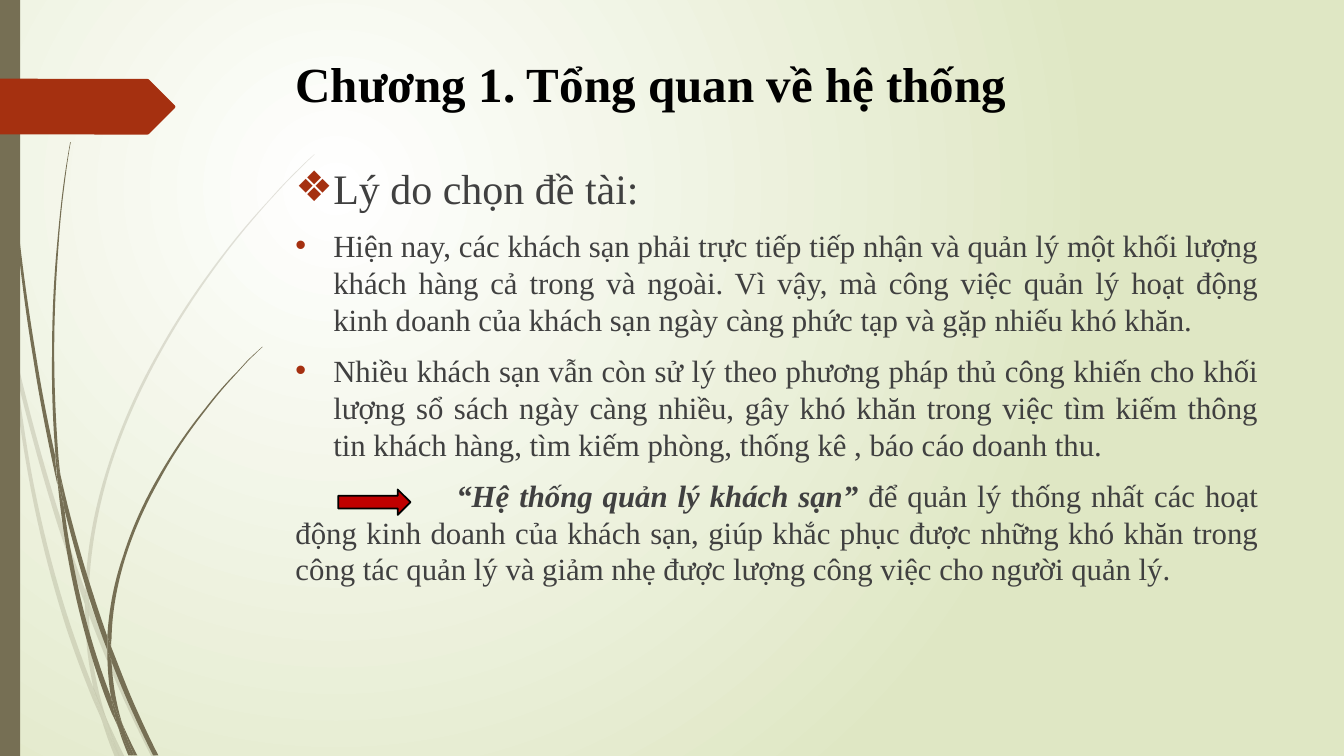
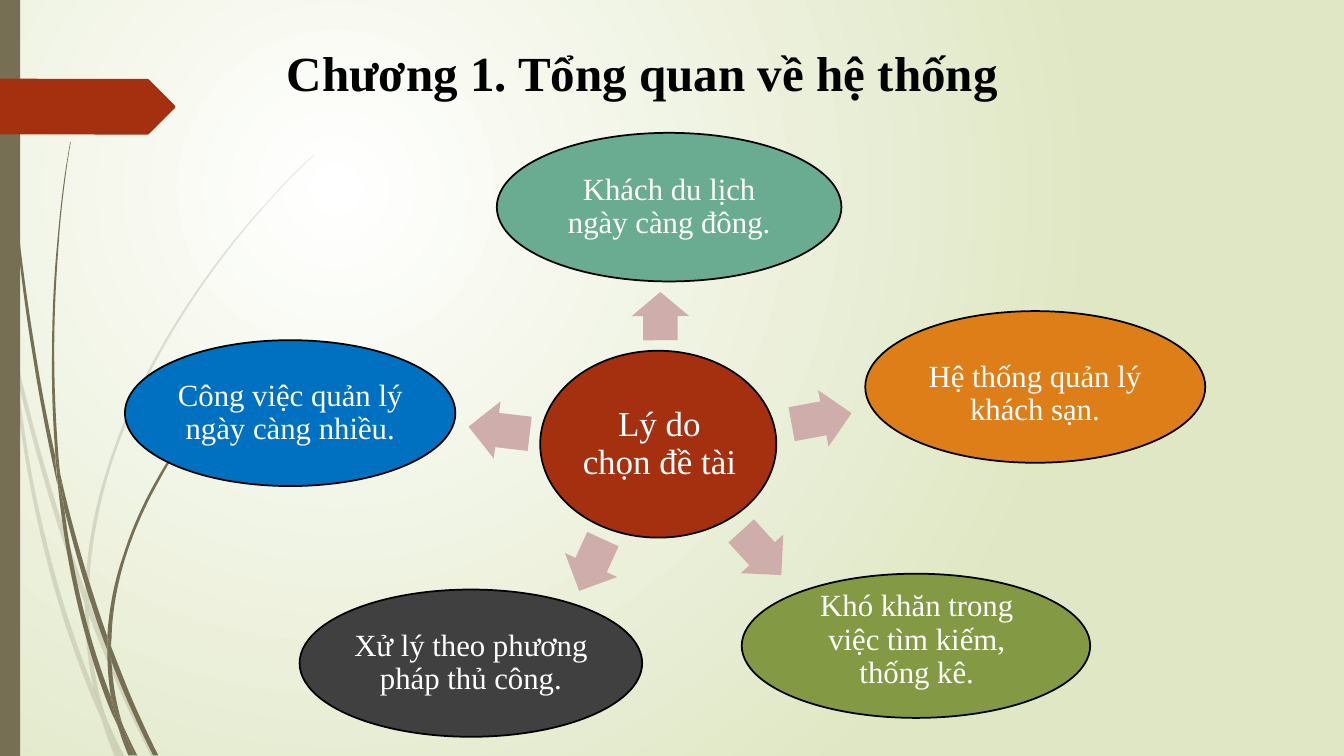
Before and after one commit to tienvothien/qlks_2019, a slide deck: slide 3 of BÁO CÁO KHÓA LUẬN TỐT NGHIỆP mới.pptx. Drawn at 1344x756 pixels with LibreOffice and Linux fonts; fonts in the diff are those of the drawing. Boxes give left, top, right and bottom in pixels: in the first picture for what was removed or moved away, otherwise in the second. Text is boxed around its words. In the diff, an @@ line names an element or a change of style, - is before the commit and + after.

```diff
--- a/BÁO CÁO KHÓA LUẬN TỐT NGHIỆP mới.pptx
+++ b/BÁO CÁO KHÓA LUẬN TỐT NGHIỆP mới.pptx
@@ title "Chương 1. Tổng quan về ...": place and size @@
-title "Chương 1. Tổng quan về ..." at (295, 66, 1006, 112)
+title "Chương 1. Tổng quan về ..." at (287, 55, 998, 101)
@@ ellipse added at (497, 133, 842, 281), fill #6AAC91, outline #000000 1.25 pt @@
@@ text removed at (295, 173, 1258, 587) @@
-❖ Lý do chọn đề tài:
-• Hiện nay, các khách sạn phải trực tiếp tiếp nhận và quản lý một khối lượng khách hàng cả trong và ngoài. Vì vậy, mà công việc quản lý hoạt động kinh doanh của khách sạn ngày càng phức tạp và gặp nhiếu khó khăn.
-• Nhiều khách sạn vẫn còn sử lý theo phương pháp thủ công khiến cho khối lượng sổ sách ngày càng nhiều, gây khó khăn trong việc tìm kiếm thông tin khách hàng, tìm kiếm phòng, thống kê , báo cáo doanh thu.
-“Hệ thống quản lý khách sạn” để quản lý thống nhất các hoạt động kinh doanh của khách sạn, giúp khắc phục được những khó khăn trong công tác quản lý và giảm nhẹ được lượng công việc cho người quản lý.
@@ text added at (568, 178, 770, 239), 22 pt, text #FFFFFF @@
+Khách du lịch ngày càng đông.
@@ right arrow added at (632, 292, 689, 340), fill #CFAEAB @@
@@ ellipse added at (865, 312, 1205, 463), fill #DE7E18, outline #000000 1.25 pt @@
@@ ellipse added at (125, 341, 456, 487), fill #0070C0, outline #000000 1.25 pt @@
@@ ellipse added at (540, 351, 776, 537), fill #A53010, outline #000000 1.25 pt @@
@@ text added at (178, 384, 403, 445), 22 pt, text #FFFFFF @@
+Công việc quản lý ngày càng nhiều.
@@ right arrow added at (787, 385, 857, 453), fill #CFAEAB @@
@@ text added at (929, 364, 1141, 425), 22 pt, text #FFFFFF @@
+Hệ thống quản lý khách sạn.
@@ right arrow added at (466, 398, 533, 462), fill #CFAEAB @@
@@ text added at (583, 411, 736, 480), 25 pt, text #FFFFFF @@
+Lý do chọn đề tài
@@ right arrow removed at (339, 490, 411, 515) @@
@@ right arrow added at (553, 527, 629, 603), fill #CFAEAB @@
@@ right arrow added at (720, 512, 803, 594), fill #CFAEAB @@
@@ ellipse added at (299, 590, 642, 737), fill #404040, outline #000000 1.25 pt @@
@@ ellipse added at (742, 574, 1091, 718), fill #839943, outline #000000 1.25 pt @@
@@ text added at (820, 594, 1013, 689), 22 pt, text #FFFFFF @@
+Khó khăn trong việc tìm kiếm, thống kê.
@@ text added at (354, 634, 587, 695), 22 pt, text #FFFFFF @@
+Xử lý theo phương pháp thủ công.
```
Also in this commit, not shown: 4 other slides changed, 2 slides added, 16 other files.
